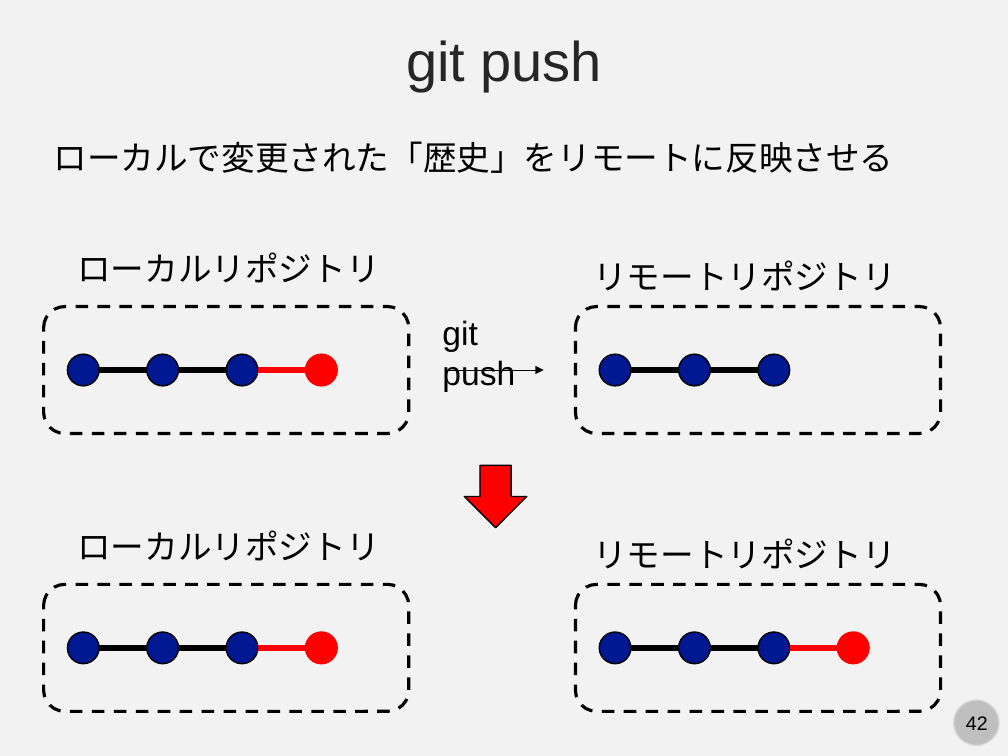
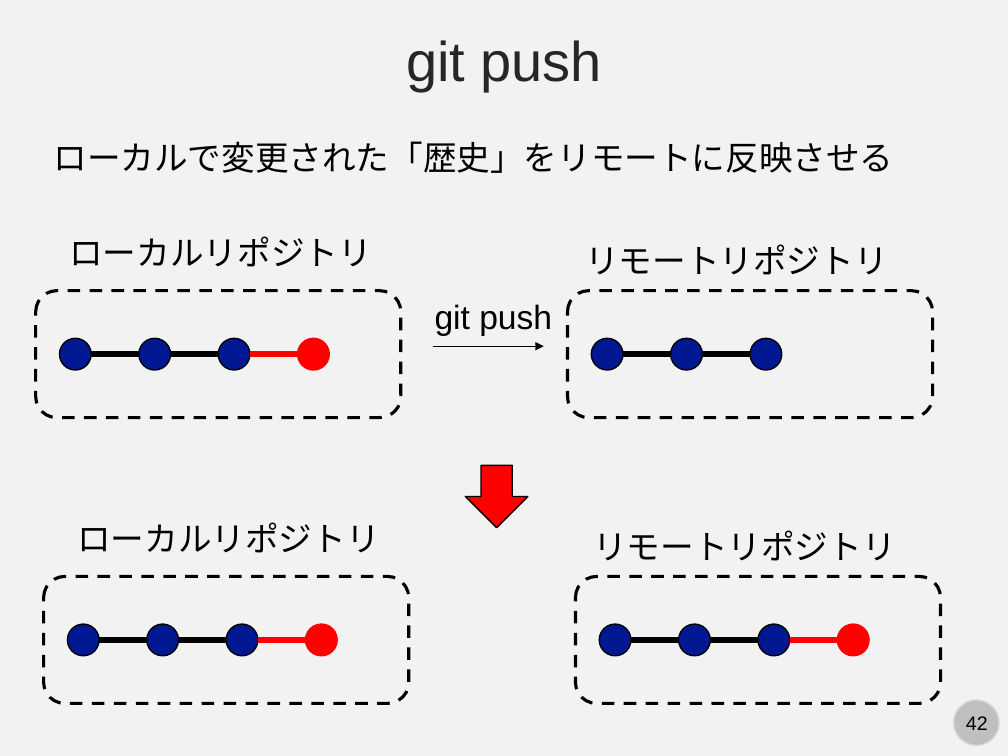
Before and after one commit to kaityo256/lab_startup, a slide deck: slide 42 of git/fig/start_git.pptx. Drawn at 1008x756 pixels with LibreOffice and Linux fonts; fonts in the diff are those of the drawing. Boxes give left, top, right and bottom in pixels: in the first picture for what was removed or moved away, otherwise in the second. Text is boxed around its words. In the diff, an @@ line names an element or a change of style, - is before the commit and + after.

```diff
--- a/git/fig/start_git.pptx
+++ b/git/fig/start_git.pptx
@@ text "git push" rewrapped from (x1=442, y1=320, x2=515, y2=392) to (x1=435, y1=304, x2=552, y2=336) @@
@@ 2 ellipses, 1 line moved together from (x1=99, y1=354, x2=630, y2=385) to (x1=92, y1=339, x2=623, y2=370) @@
@@ 5 ellipses, 4 lines, 2 texts, 2 rounded rectangles moved together from (x1=43, y1=252, x2=940, y2=433) to (x1=35, y1=236, x2=932, y2=417) @@
@@ arrow moved from (449, 370) - (543, 370) to (543, 347) - (432, 347) @@
@@ arrow (543, 347) - (432, 347): arrowheads changed @@
@@ 8 ellipses, 6 lines, 2 texts, 2 rounded rectangles moved together from (x1=43, y1=530, x2=940, y2=712) to (x1=43, y1=522, x2=940, y2=704) @@
```
Also in this commit, not shown: 13 other slides changed, 1 other file.
